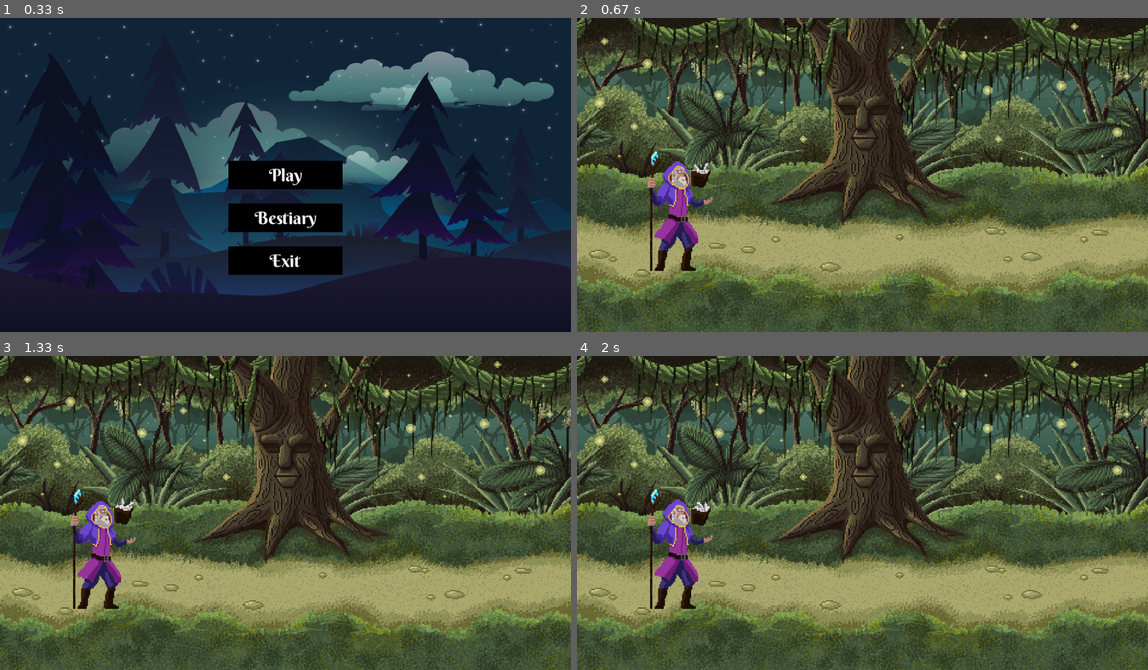
Above: before the commit, frames 1-4 (two rows, left to right).
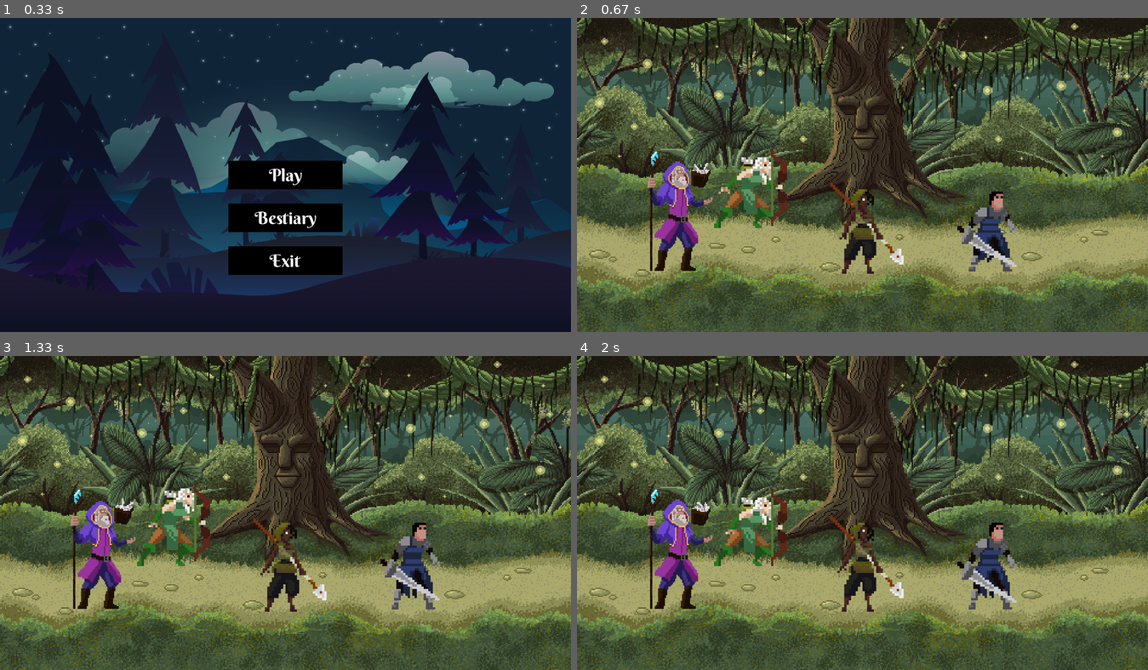
Above: after the commit, the same moments.

Repository: DouglasFernan/ProjetoPOOPygame
Game: pygame game, started from projeto.py
Two runs of this game, one before a commit and one after it. Both use one fixed random seed, a clock stepped at 60 frames per second and the inputs below.
Inputs (mouse positions are in pixels of both pictures, inside the frame that each line leads up to):
- Up to frame 1 (0.33 s): no input
- Up to frame 2 (0.67 s): click (862, 175) at 0.38 s
- Up to frame 3 (1.33 s): no input
- Up to frame 4 (2 s): no input

Frame 1 is identical in both runs. In frame 2, 3.8% of the frame differs, in the area x 24-77%, y 41-82%; in frame 3, 3.9%, in the area x 24-77%, y 40-82%; in frame 4, 3.9%.

Commit message:
adicionando 4 personagens numa página só

Diff:
--- a/personagens.py
+++ b/personagens.py
@@ -76,7 +76,7 @@
         self.index_lista = 0
         self.image = self.sprites[self.index_lista]
         self.rect = self.image.get_rect()
-        self.rect.topleft = (-100, 100)
+        self.rect.topleft = (450, 100)
 
     def update(self):
         if self.index_lista > 9:
@@ -94,13 +94,13 @@
         self.sprites = []
         for i in range(8):
             img = sprite.subsurface((i * 150, 0), (150, 150))
-            img = pygame.transform.scale(img, (150 * 4, 150 * 4))
+            img = pygame.transform.scale(img, (150 * int(4.5), 150 * int(4.5)))
             self.sprites.append(img)
 
         self.index_lista = 0
         self.image = self.sprites[self.index_lista]
         self.rect = self.image.get_rect()
-        self.rect.topleft = (-120, 60)
+        self.rect.topleft = (200, 60) #-120, 60
 
     def update(self):
         if self.index_lista > 7:
@@ -112,16 +112,25 @@
         pass
 
 
-class Arqueiro(Personagem):
-    def __init__(self, nome):
-        super().__init__(nome)
-        self._ataque = 12
-        self._defesa = 5
-        self._vida = 70
-        self._maxVida = 70
-        self._descricao = (
-            'Arqueiro Mestre -> Atirador habilidoso, especializado em acertar alvos à distância')
-        self._xp = 0
+class Archer(Personagem, pygame.sprite.Sprite):
+    def __init__(self, sprite):
+        pygame.sprite.Sprite.__init__(self)
+        self.sprites = []
+        for i in range(10):
+            img = sprite.subsurface((i * 100, 0), (100, 100))
+            img = pygame.transform.scale(img, (100 * int(4.5), 100* int(4.5)))
+            self.sprites.append(img)
+
+        self.index_lista = 0
+        self.image = self.sprites[self.index_lista]
+        self.rect = self.image.get_rect()
+        self.rect.topleft = ( 100, 100) #-60
+
+    def update(self):
+        if self.index_lista > 9:
+            self.index_lista = 0
+        self.index_lista += 0.50
+        self.image = self.sprites[int(self.index_lista)]
 
     def ataque_basico(self, alvo):
         pass
--- a/projeto.py
+++ b/projeto.py
@@ -25,15 +25,21 @@
 sprite_warrior = pygame.image.load(os.path.join(diretorio_sprites, 'warrior/warrior.png')).convert_alpha()
 sprite_hunter = pygame.image.load(os.path.join(diretorio_sprites, 'hunter/hunter.png')).convert_alpha()
 sprite_wizard = pygame.image.load(os.path.join(diretorio_sprites, 'wizard/wizard.png')).convert_alpha()
-
+sprite_archer = pygame.image.load(os.path.join(diretorio_sprites, 'archer/archer.png')).convert_alpha()
 
 todas_as_sprites = pygame.sprite.Group()
+
+# Instâncias
+
 hunter = Hunter(sprite_hunter)
 warrior = Warrior(sprite_warrior)
 wizard = Wizard(sprite_wizard)
+archer = Archer(sprite_archer)
+
 # todas_as_sprites.add(wizard)
 # todas_as_sprites.add(hunter)
 # todas_as_sprites.add(warrior)
+# todas_as_sprites.add(archer)
 
 
 menu = pygame.image.load("images/fundo/menu.png").convert()
@@ -123,6 +129,9 @@
                 sys.exit()
 
         tela.blit(battle1, (0, 0))
+        todas_as_sprites.add(warrior)
+        todas_as_sprites.add(hunter)
+        todas_as_sprites.add(archer)
         todas_as_sprites.add(wizard)
         todas_as_sprites.draw(tela)
         todas_as_sprites.update()
Binary file added: images/fundo/Battleground4.png
Binary file added: sprites/archer/archer.png
